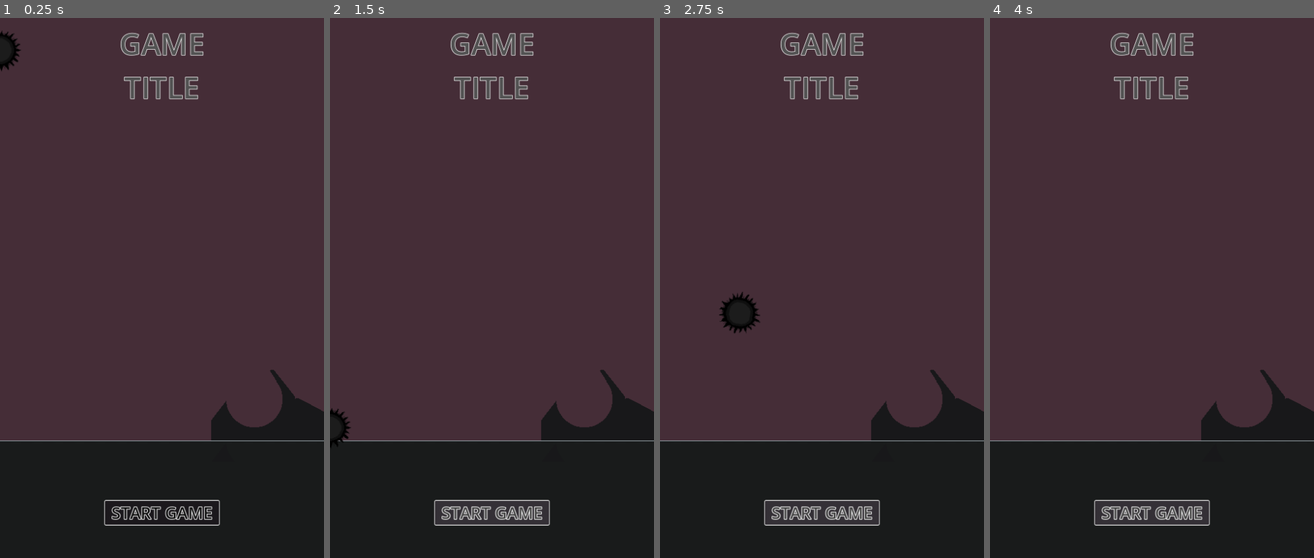
Above: before the commit, frames 1-4 (left to right).
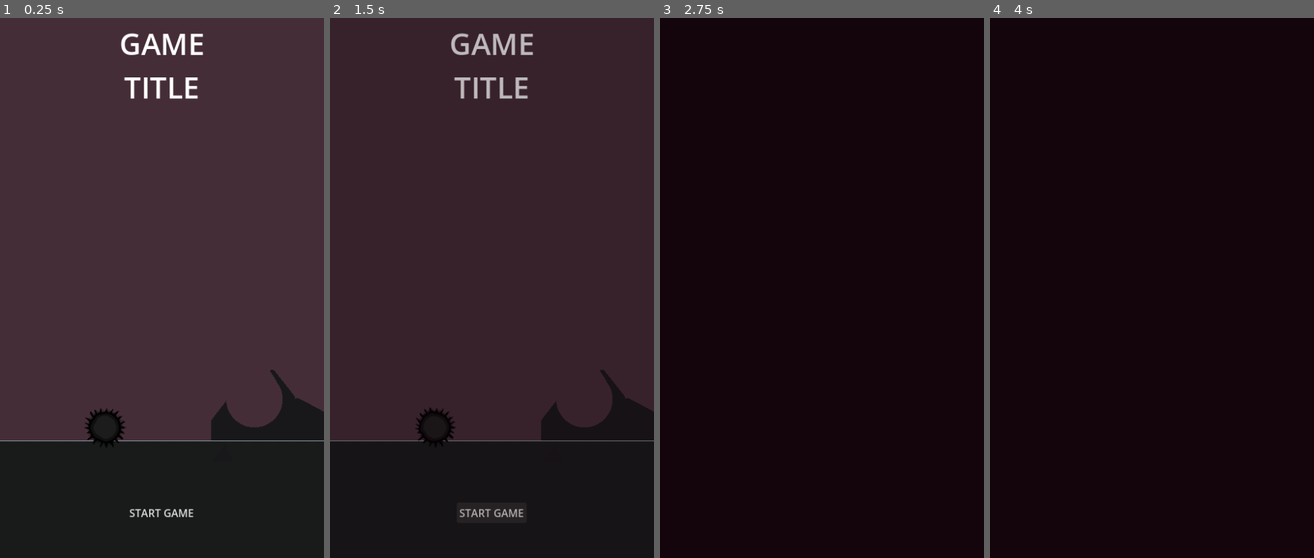
Above: after the commit, the same moments.

Repository: Arctia/42-GameJam
Game: Godot game, scene res://src/UI/title_screen.tscn
The game is run twice, just before and just after one commit, with the same random seed, the same clock (stepped at 60 frames per second) and the same inputs. The project has no main scene, so this scene is started directly.
Inputs:
- Up to frame 1 (0.25 s): no input
- Up to frame 2 (1.5 s): click "START GAME" at 0.5 s; click "START GAME" at 1.25 s
- Up to frame 3 (2.75 s): hold Right (move_right) from 2.03 s (still down); tap Space (jump) at 2.27 s
- Up to frame 4 (4 s): tap Space (jump) at 3.02 s; release Right (move_right) at 3.53 s; hold A (move_left) from 3.53 s (still down)

The runs differ from the first frame. In frame 1, 2.7% of the frame differs, in the area x 0-68%, y 2-94%; in frame 2, 3.4%; in frame 3, 78%; in frame 4, 79%, in the area x 0-100%, y 0-95%.

Commit message:
first dialogues, changes to default theme, colors needs to be more in touch

Diff:
--- a/src/UI/dialogue_control.gd
+++ b/src/UI/dialogue_control.gd
@@ -20,5 +20,14 @@
 		i += 1
 		sec = 0
 
-	if dialogue == self.text:
-		reach_the_end.emit()
+	if dialogue == self.text: reach_the_end.emit()
+
+func reset(dia:String):
+	self.dialogue = dia
+	self.text = ""
+	self.i = 0
+	self.sec = 0
+
+func skip() -> void:
+	self.text = dialogue
+	reach_the_end.emit()
--- a/src/UI/dialogue_control.tscn
+++ b/src/UI/dialogue_control.tscn
@@ -30,4 +30,4 @@
 offset_right = 29.0
 grow_horizontal = 2
 grow_vertical = 2
-color = Color(0.0901961, 0.0901961, 0.0901961, 1)
+color = Color(0.0784314, 0.0156863, 0.0470588, 1)
--- a/src/UI/title_screen.gd
+++ b/src/UI/title_screen.gd
@@ -1,4 +1,7 @@
 extends Control
 
 func _start_game():
-	pass # Replace with function body.
+	$AnimationPlayer.play("flashing")
+
+func _on_animation_player_animation_finished(anim_name):
+	get_tree().change_scene_to_file("res://src/UI/beginning.tscn")
--- a/src/UI/title_screen.tscn
+++ b/src/UI/title_screen.tscn
@@ -1,9 +1,46 @@
-[gd_scene load_steps=5 format=3 uid="uid://seo6w0nnxdql"]
+[gd_scene load_steps=8 format=3 uid="uid://seo6w0nnxdql"]
 
 [ext_resource type="Theme" uid="uid://csi604a0328au" path="res://src/theme.tres" id="1_sdxuo"]
 [ext_resource type="Script" path="res://src/UI/title_screen.gd" id="2_fqmvn"]
 [ext_resource type="PackedScene" uid="uid://bmen4pi0ult14" path="res://src/tilemap/tile_map.tscn" id="3_jbddq"]
 [ext_resource type="PackedScene" uid="uid://x8ukfuvvqph" path="res://src/entities/ash.tscn" id="4_pmvk2"]
+
+[sub_resource type="Animation" id="Animation_towfq"]
+resource_name = "flashing"
+length = 0.6
+tracks/0/type = "value"
+tracks/0/imported = false
+tracks/0/enabled = true
+tracks/0/path = NodePath("ColorRect:color")
+tracks/0/interp = 1
+tracks/0/loop_wrap = true
+tracks/0/keys = {
+"times": PackedFloat32Array(0, 0.6),
+"transitions": PackedFloat32Array(1, 1),
+"update": 0,
+"values": [Color(0.0784314, 0.0156863, 0.0470588, 0), Color(0.0784314, 0.0156863, 0.0470588, 1)]
+}
+
+[sub_resource type="Animation" id="Animation_jf7hp"]
+length = 0.001
+tracks/0/type = "value"
+tracks/0/imported = false
+tracks/0/enabled = true
+tracks/0/path = NodePath("ColorRect:color")
+tracks/0/interp = 1
+tracks/0/loop_wrap = true
+tracks/0/keys = {
+"times": PackedFloat32Array(0),
+"transitions": PackedFloat32Array(1),
+"update": 0,
+"values": [Color(0.0784314, 0.0156863, 0.0470588, 0)]
+}
+
+[sub_resource type="AnimationLibrary" id="AnimationLibrary_s0mwh"]
+_data = {
+"RESET": SubResource("Animation_jf7hp"),
+"flashing": SubResource("Animation_towfq")
+}
 
 [node name="TitleScreen" type="Control"]
 layout_mode = 3
@@ -20,12 +57,13 @@
 [node name="map_bg" parent="Node2D" instance=ExtResource("3_jbddq")]
 
 [node name="map_md" parent="Node2D" instance=ExtResource("3_jbddq")]
-layer_0/tile_data = PackedInt32Array(1376255, 196608, 0, 144 …(1890 unchanged characters)…  0, 1572879, 65536, 0, 1638415, 65536, 0)
+layer_0/tile_data = PackedInt32Array(1376255, 196608, 0, 144 …(1890 unchanged characters)…  0, 1572879, 65536, 0, 1638415, 65536, 0, 1769471, 0, 0, 1703936, 0, 0, 1703937, 0, 0, 1703938, 0, 0, 1703939, 0, 0, 1703940, 0, 0, 1703941, 0, 0, 1703942, 0, 0, 1703943, 0, 0, 1703944, 0, 0, 1703945, 0, 0, 1703946, 0, 0, 1703947, 0, 0, 1703948, 0, 0, 1703949, 0, 0, 1703950, 0, 0, 1703951, 0, 0)
 
 [node name="map_fw" parent="Node2D" instance=ExtResource("3_jbddq")]
 layer_0/tile_data = PackedInt32Array(1179661, 983040, 7, 1048588, 917504, 5, 1114124, 917504, 6, 1179660, 917504, 7, 12 …(323 unchanged characters)…
 
 [node name="ash" parent="Node2D" instance=ExtResource("4_pmvk2")]
+position = Vector2(159, 620)
 ACC = 8.0
 
 [node name="Label" type="Label" parent="."]
@@ -56,4 +94,20 @@
 focus_mode = 0
 text = "START GAME"
 
+[node name="ColorRect" type="ColorRect" parent="."]
+layout_mode = 1
+anchors_preset = 15
+anchor_right = 1.0
+anchor_bottom = 1.0
+grow_horizontal = 2
+grow_vertical = 2
+mouse_filter = 2
+color = Color(0.0784314, 0.0156863, 0.0470588, 0)
+
+[node name="AnimationPlayer" type="AnimationPlayer" parent="."]
+libraries = {
+"": SubResource("AnimationLibrary_s0mwh")
+}
+
 [connection signal="pressed" from="CenterContainer/btn_start_game" to="." method="_start_game"]
+[connection signal="animation_finished" from="AnimationPlayer" to="." method="_on_animation_player_animation_finished"]
--- a/src/theme.tres
+++ b/src/theme.tres
@@ -1,4 +1,6 @@
-[gd_resource type="Theme" load_steps=4 format=3 uid="uid://csi604a0328au"]
+[gd_resource type="Theme" load_steps=5 format=3 uid="uid://csi604a0328au"]
+
+[ext_resource type="FontFile" uid="uid://6jk04m51425y" path="res://assets/font/Rubik-VariableFont_wght.ttf" id="1_igkid"]
 
 [sub_resource type="StyleBoxFlat" id="StyleBoxFlat_w48c8"]
 bg_color = Color(0.203922, 0.188235, 0.211765, 1)
@@ -52,12 +54,14 @@
 Button/colors/font_pressed_color = Color(0.4, 0.160784, 0.4, 1)
 Button/constants/outline_size = 4
 Button/font_sizes/font_size = 25
+Button/fonts/font = ExtResource("1_igkid")
 Button/styles/hover = SubResource("StyleBoxFlat_w48c8")
 Button/styles/normal = SubResource("StyleBoxFlat_gpksv")
 Button/styles/pressed = SubResource("StyleBoxFlat_wcnf4")
-Label/colors/font_color = Color(0.321569, 0.321569, 0.321569, 1)
+Label/colors/font_color = Color(0.054902, 0.054902, 0.054902, 1)
 Label/colors/font_outline_color = Color(1, 1, 1, 1)
 Label/constants/outline_size = 3
 Label/font_sizes/font_size = 30
+Label/fonts/font = ExtResource("1_igkid")
 RichTextLabel/colors/default_color = Color(0.356863, 0.356863, 0.356863, 1)
 RichTextLabel/colors/font_outline_color = Color(1, 1, 1, 1)
